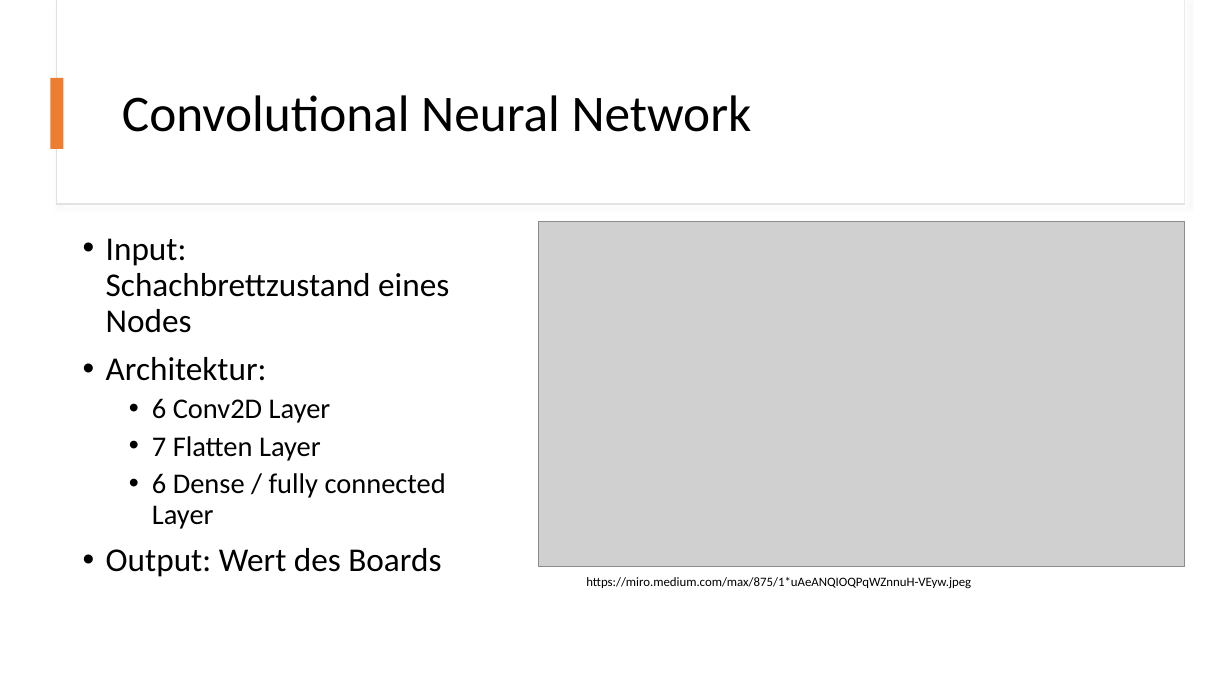
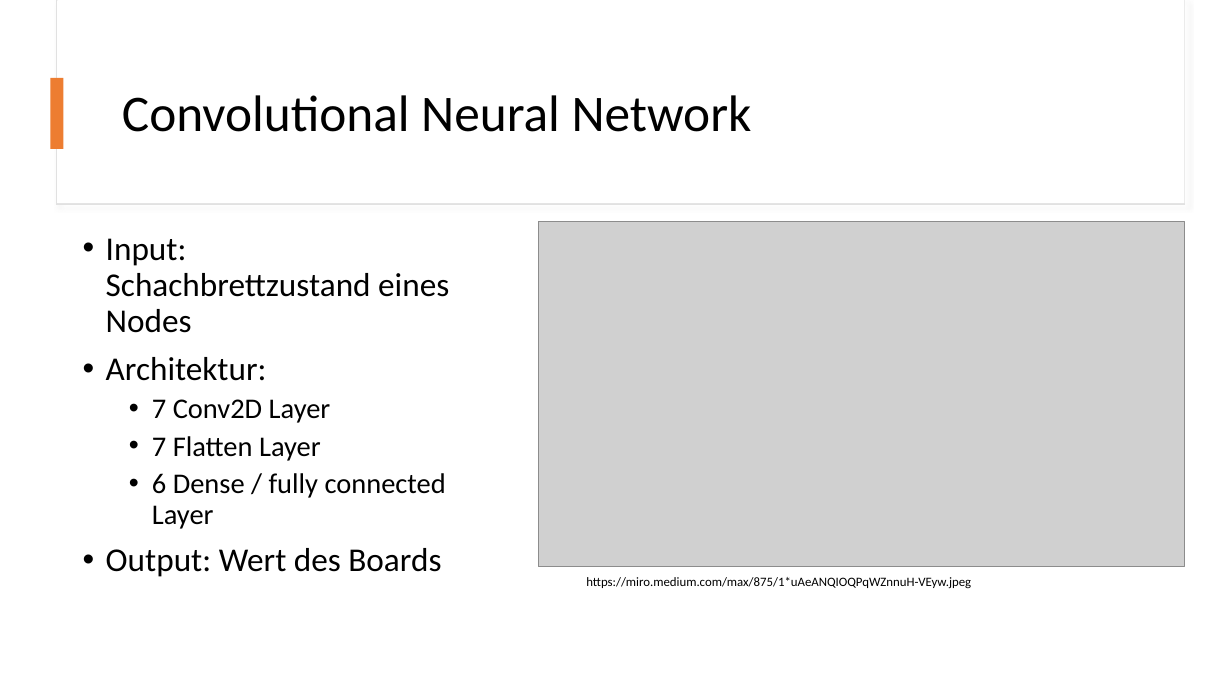
Before and after one commit to Brebeck-Jan/chessmaster, a slide deck: slide 12 of Präsentationen/Abschlusspräsentation/Chessmaster_Abschluss.pptx. Drawn at 1232x693 pixels with LibreOffice and Linux fonts; fonts in the diff are those of the drawing; grey boxes stand for pictures. Boxes give left, top, right and bottom in pixels: in the first picture for what was removed or moved away, otherwise in the second. Text is boxed around its words. In the diff, an @@ line names an element or a change of style, - is before the commit and + after.

Commit message:
corrected typo in prezi

```diff
--- a/Präsentationen/Abschlusspräsentation/Chessmaster_Abschluss.pptx
+++ b/Präsentationen/Abschlusspräsentation/Chessmaster_Abschluss.pptx
@@ text at bbox=[152, 399, 331, 423]: text changed @@
-  • 6 Conv2D Layer
+  • 7 Conv2D Layer
```
Also in this commit, not shown: 1 other slide changed.
